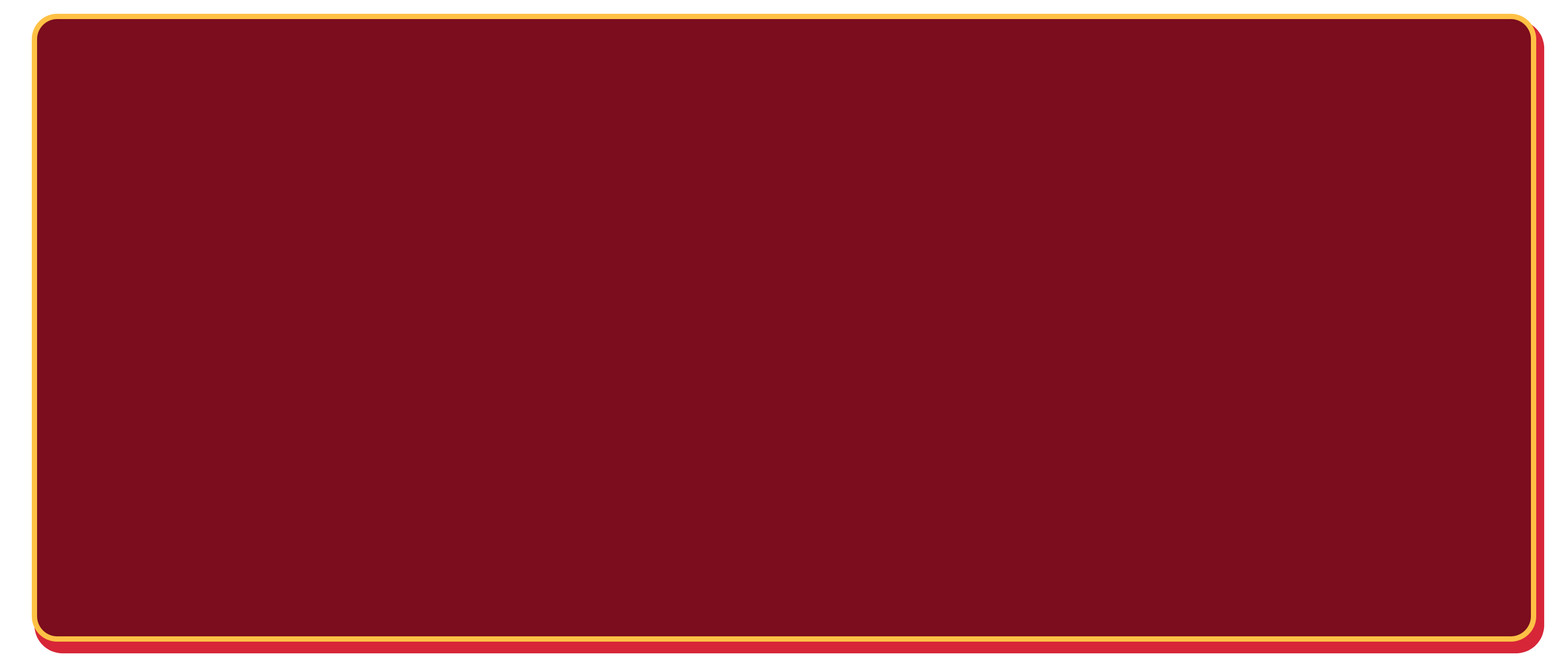
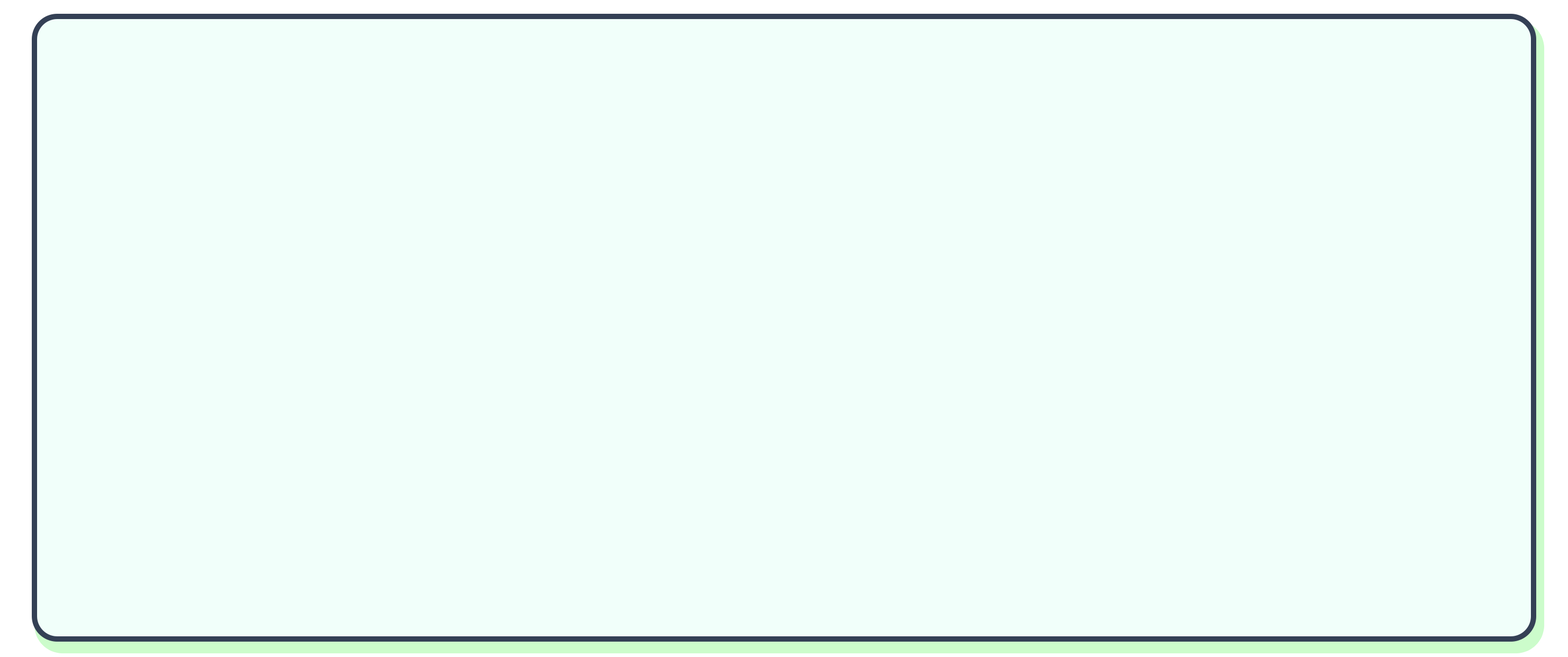
Layered file, before and after one edit (1568×657). Changes by layer:
painted on "Rounded Rectangle 3" over 31, 13, 1537, 642
